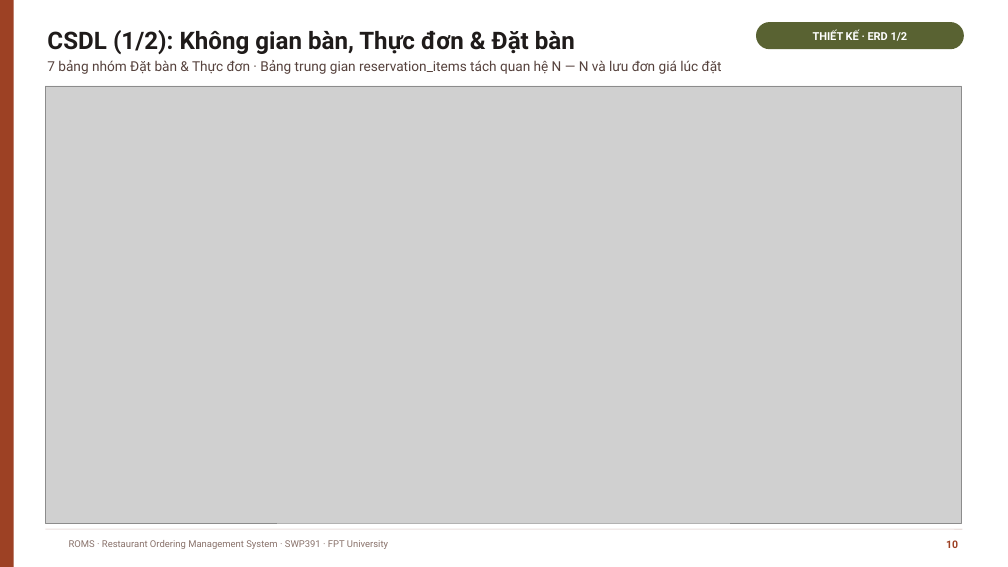
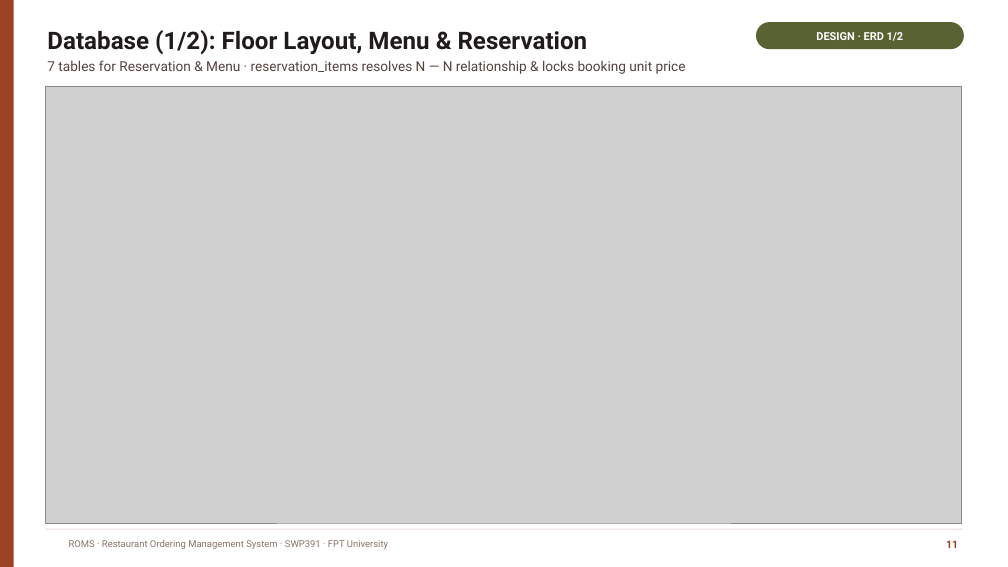
Before and after one commit to GROUP6-ROMS/Restaurant-Ordering-Management-System-ROMS, a slide deck: slide 11 of slide/ROMS_Bao_ve_SWP391.pptx. Drawn at 1008x567 pixels with LibreOffice and Linux fonts; fonts in the diff are those of the drawing; grey boxes stand for pictures; background and template pictures are left out. Boxes give left, top, right and bottom in pixels: in the first picture for what was removed or moved away, otherwise in the second. Text is boxed around its words. In the diff, an @@ line names an element or a change of style, - is before the commit and + after.

```diff
--- a/slide/ROMS_Bao_ve_SWP391.pptx
+++ b/slide/ROMS_Bao_ve_SWP391.pptx
@@ text at (47, 30, 588, 54): text changed @@
-CSDL (1/2): Không gian bàn, Thực đơn & Đặt bàn
+Database (1/2): Floor Layout, Menu & Reservation
@@ text in rounded rectangle at (816, 32, 904, 41): text changed @@
-THIẾT KẾ · ERD 1/2
+DESIGN · ERD 1/2
@@ text at (47, 60, 686, 74): text changed @@
-7 bảng nhóm Đặt bàn & Thực đơn · Bảng trung gian reservation_items tách quan hệ N — N và lưu đơn giá lúc đặt
+7 tables for Reservation & Menu · reservation_items resolves N — N relationship & locks booking unit price
@@ text at (946, 540, 958, 548): text changed @@
-10
+11
```
Also in this commit, not shown: 22 other slides changed.
